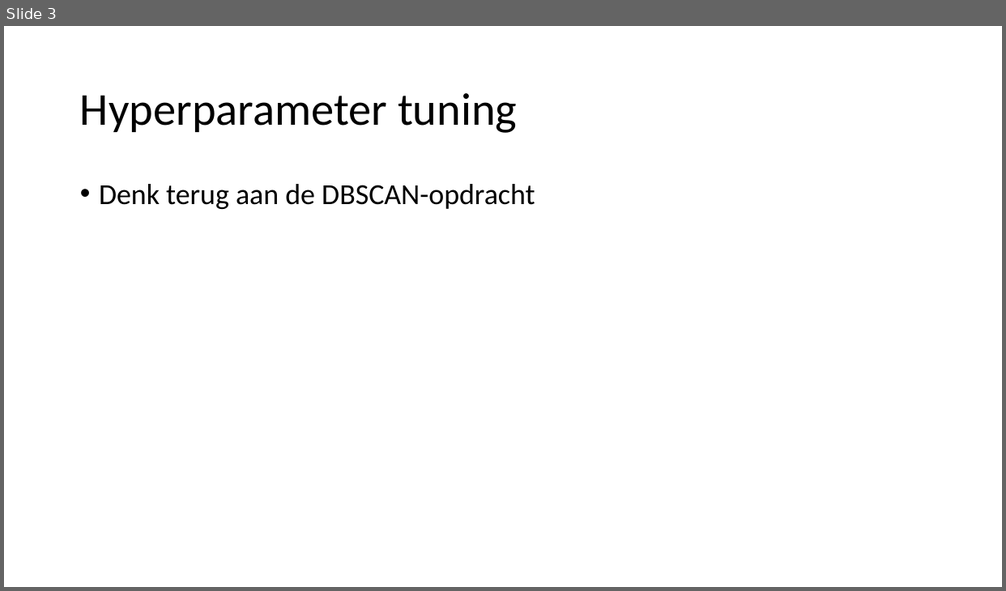
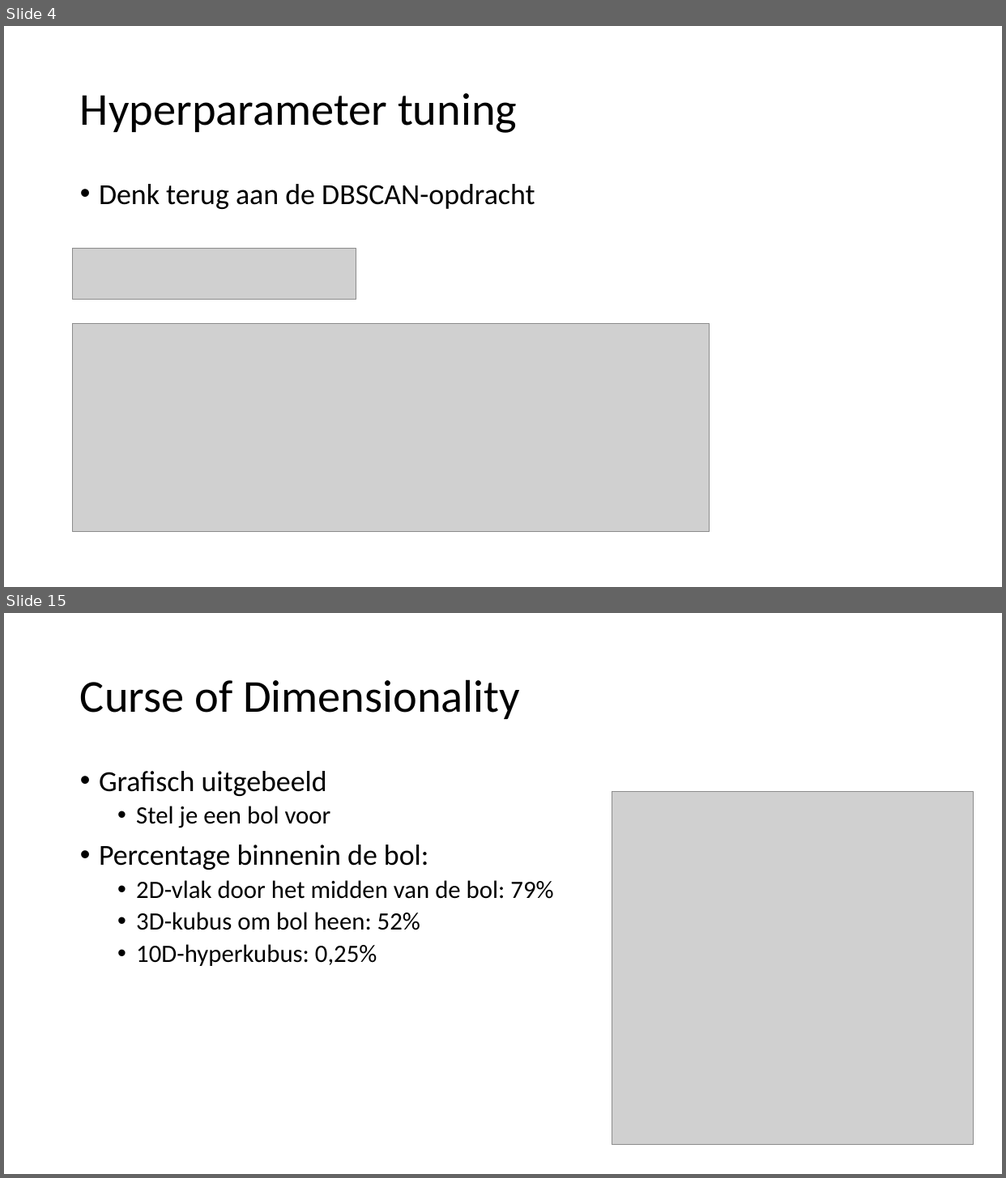
Before and after one commit to hanze-hbo-ict/Machine-Learning, a slide deck: Keynote/7.hyperparam-tuning.pptx. Shown one above the other, each under a label of ours: slide 3 before the commit, slides 4 and 15 after it; the slides between them are not shown. The pictures are 1006x591 and 1006x1178 pixels, drawn with LibreOffice and Linux fonts; fonts in the diff are those of the drawing; grey boxes stand for pictures. Boxes give left, top, right and bottom in pixels: in the first picture for what was removed or moved away, otherwise in the second. Text is boxed around its words. In the diff, an @@ line names an element or a change of style, - is before the commit and + after.

```diff
--- a/Keynote/7.hyperparam-tuning.pptx
+++ b/Keynote/7.hyperparam-tuning.pptx
@@ slide 15 added at [4, 613, 1002, 1174], background #FFFFFF @@
@@ title added at [80, 679, 520, 719], 44 pt, text #000000 @@
+Curse of Dimensionality
@@ text added at [99, 771, 553, 966], 24 pt, text #000000 @@
+• Grafisch uitgebeeld
+  • Stel je een bol voor
+• Percentage binnenin de bol:
+  • 2D-vlak door het midden van de bol: 79%
+  • 3D-kubus om bol heen: 52%
+  • 10D-hyperkubus: 0,25%
@@ picture added at [612, 792, 974, 1144] @@
@@ what was slide 3 is now slide 4 @@
@@ slide 4 changed as well @@
@@ picture added at [73, 248, 356, 299] @@
@@ picture added at [73, 323, 710, 531] @@
```
Also in this commit, not shown: 4 other slides changed, 16 other slides added, 4 slides removed, 6 other files.
